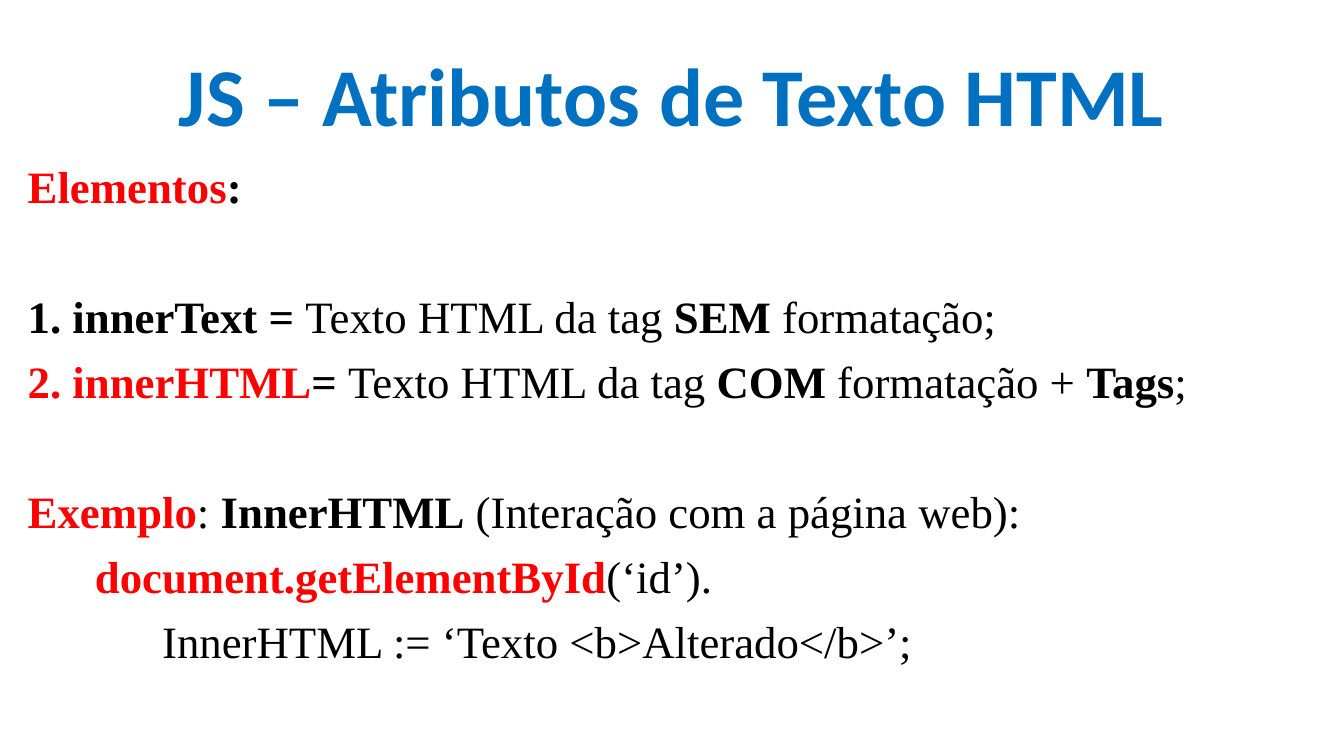
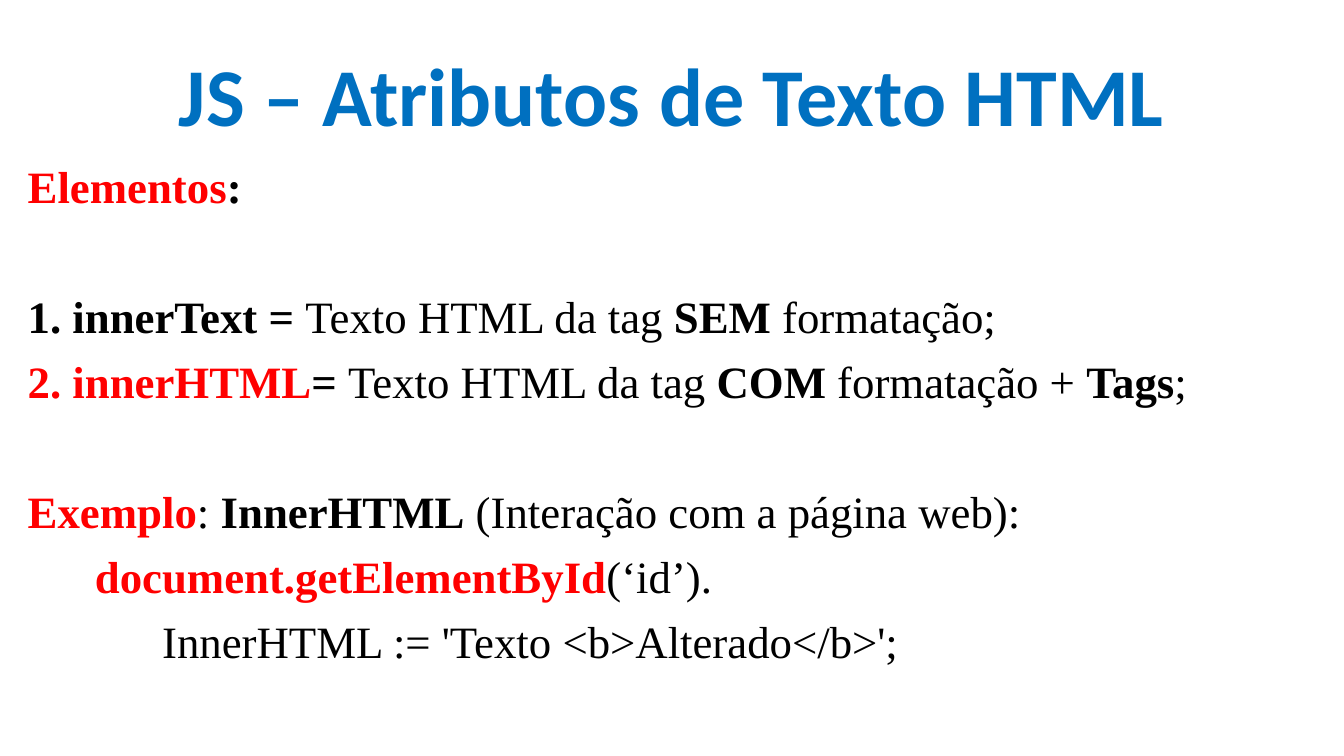
Before and after one commit to CloudEducationBrazil/WydenDesenvolvimentoWebPHP, a slide deck: slide 26 of 01 Classes/Aula 08 Desenvolvimento Web PHP - JS.pptx. Drawn at 1344x756 pixels with LibreOffice and Linux fonts; fonts in the diff are those of the drawing; background and template pictures are left out. Boxes give left, top, right and bottom in pixels: in the first picture for what was removed or moved away, otherwise in the second. Text is boxed around its words. In the diff, an @@ line names an element or a change of style, - is before the commit and + after.

```diff
--- a/01 Classes/Aula 08 Desenvolvimento Web PHP - JS.pptx
+++ b/01 Classes/Aula 08 Desenvolvimento Web PHP - JS.pptx
@@ text at [162,627,898,665]: text changed @@
-InnerHTML := ‘Texto <b>Alterado</b>’;
+InnerHTML := 'Texto <b>Alterado</b>';
```
Also in this commit, not shown: 7 other slides changed, 2 other files.
